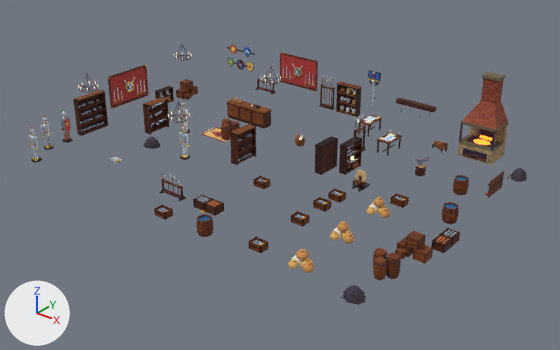
The glTF model art/town/shops/shop_smith_interior.gltf, before and after one commit.
One viewpoint serves both versions: a 50 mm lens placed at (24.0, -19.2, 17.8), pointed at (0.9, 9.6, -0.1). The axes (+X, +Y, +Z) are drawn at lower left. The lights are the same throughout. The picture after the commit comes second. Objects named as collision shapes, trigger or cutter boxes, shadow casters or lower levels of detail are left out. Vertices at exactly the same position are counted once.

The first picture shows 'shop_smith_interior'.
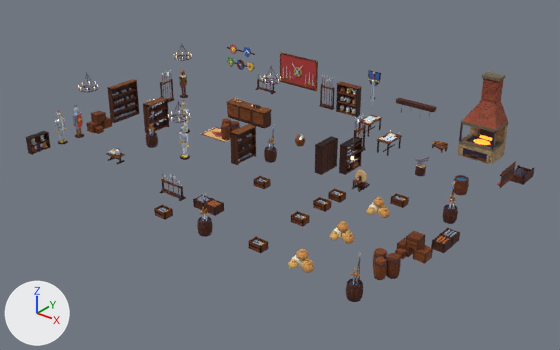
Diff of the bpy script that builds the scene:
```diff
--- a/art/town/shops/shop_smith_interior.gltf.py
+++ b/art/town/shops/shop_smith_interior.gltf.py
@@ me_p252 @@
 # used by ob_shop_smith_interior; location = (0.0, 0.0, 0.0)
-me_p252.from_pydata(...)  # 18628 vertices, 31058 faces; spans x -11.5..11.5, y 2.0..19.1, z 0.1..4.8
+me_p252.from_pydata(...)  # 20332 vertices, 33966 faces; spans x -11.5..11.5, y 2.2..19.1, z 0.1..4.8
+# me_p252 part 1: the loose piece of 24 vertices spanning x -11.5..-11.2, y 6.2..8.2, z 0.1..2.2 is copied, and the copy is moved by (0.0, 2.5, 0.0); it spans x -11.5..-11.2, y 8.7..10.7, z 0.1..2.2
+# me_p252 part 2: the loose piece of 14 vertices spanning x -11.5..-11.2, y 6.2..8.2, z 0.1..0.2 is copied, and the copy is moved by (0.0, 2.5, 0.0); it spans x -11.5..-11.2, y 8.7..10.7, z 0.1..0.2
+# me_p252 part 3: a new loose piece, a box spanning x -11.495..-11.17, y 8.74..10.66, z 0.63..0.67, in mat_m_townwood
+# me_p252 part 4: a new loose piece, a box spanning x -11.495..-11.17, y 8.74..10.66, z 1.13..1.17, in mat_m_townwood
+# me_p252 part 5: a new loose piece, a box spanning x -11.495..-11.17, y 8.74..10.66, z 1.63..1.67, in mat_m_townwood
+# me_p252 part 6: a new loose piece, a box spanning x -11.51..-10.93, y 6.91..7.49, z 0.05..0.55, in mat_m_townwood
+# me_p252 part 7: a new loose piece, a box spanning x -11.51..-10.93, y 7.71..8.28, z 0.05..0.55, in mat_m_townwood
+# me_p252 part 8: a new loose piece, a box spanning x -11.51..-10.93, y 7.32..7.88, z 0.55..1.05, in mat_m_townwood
+# me_p252 part 9: 286 loose pieces with 3103 vertices, spanning x -11.5..11.5, y 2.0..15.6, z 0.1..2.9, are deleted
+# me_p252 part 10: 48 vertices moved within x -11.5..-6.6, y 3.7..13.5, z 0.1..1.8; 608 vertices removed from x -11.5..-6.4, y 3.6..14.8, z 0.1..2.9; 3290 vertices added at x -11.5..-6.5, y 2.8..15.0, z 0.1..2.2
+# me_p252 part 11: 7 vertices moved within x 10.0..11.5, y 10.4..13.4, z 0.7..1.7; 130 vertices removed from x 10.0..11.5, y 10.1..13.4, z 0.1..1.9; 823 vertices added at x 10.0..11.5, y 10.1..17.4, z 0.1..2.1
+# me_p252 part 12: 4 vertices moved within x 10.2..10.6, y 2.2..2.3, z 0.2; 59 vertices removed from x 9.8..10.9, y 2.1..2.9, z 0.1..0.6; 439 vertices added at x 10.0..10.7, y 2.2..2.8, z 0.1..2.1
+# me_p252 part 13: 2 vertices moved within x 2.2, y 2.5, z 0.3; 94 vertices removed from x 1.9..2.7, y 2.1..2.9, z 0.1..0.9; 401 vertices added at x 1.9..2.6, y 2.2..2.8, z 0.1..2.1
+# me_p252 part 14: 453 vertices added at x -0.8..-0.1, y 10.1..10.8, z 0.1..2.1
+# other edits to the shape of me_p252 do not show in these pictures
 me_p252.materials.append(mat_m_townglowcyan)
```

Pixel boxes (x1, y1, x2, y2) of what changed, in the pictures (560 x 350 px):
'shop_smith_interior', reshaped
    before: (28, 44, 527, 307)
    after: (25, 44, 534, 302)
part 1 of me_p252, added (brown)
    after: (108, 79, 140, 123)
part 2 of me_p252, added
    after: (115, 111, 139, 123)
part 3 of me_p252, added
    after: (114, 104, 138, 114)
part 4 of me_p252, added
    after: (113, 96, 138, 106)
part 5 of me_p252, added
    after: (113, 88, 137, 98)
part 6 of me_p252, added
    after: (87, 121, 100, 133)
part 7 of me_p252, added
    after: (101, 117, 111, 129)
part 8 of me_p252, added
    after: (92, 111, 105, 123)
part 9 of me_p252, deleted
    before: (28, 65, 503, 307)
part 10 of me_p252, reshaped
    before: (41, 65, 189, 163)
    after: (25, 68, 188, 164)
part 11 of me_p252, reshaped
    before: (442, 171, 504, 224)
    after: (443, 162, 534, 224)
part 12 of me_p252, built on
    before: (343, 285, 366, 304)
    after: (346, 252, 363, 302)
part 13 of me_p252, cut back
    before: (196, 214, 214, 237)
    after: (197, 192, 213, 237)
part 14 of me_p252, added
    after: (264, 126, 277, 163)
